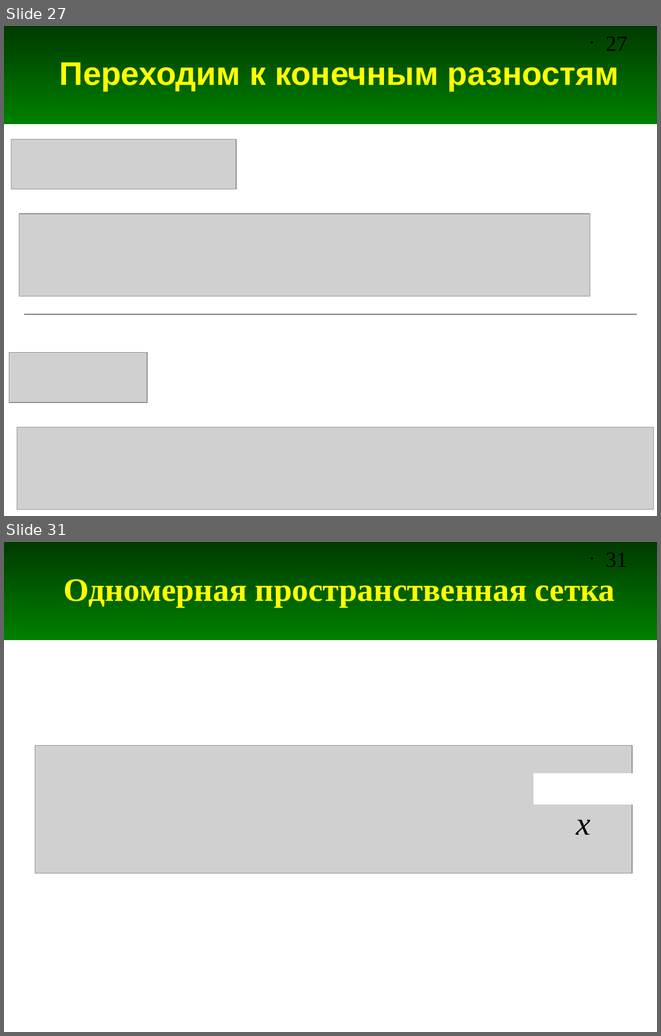
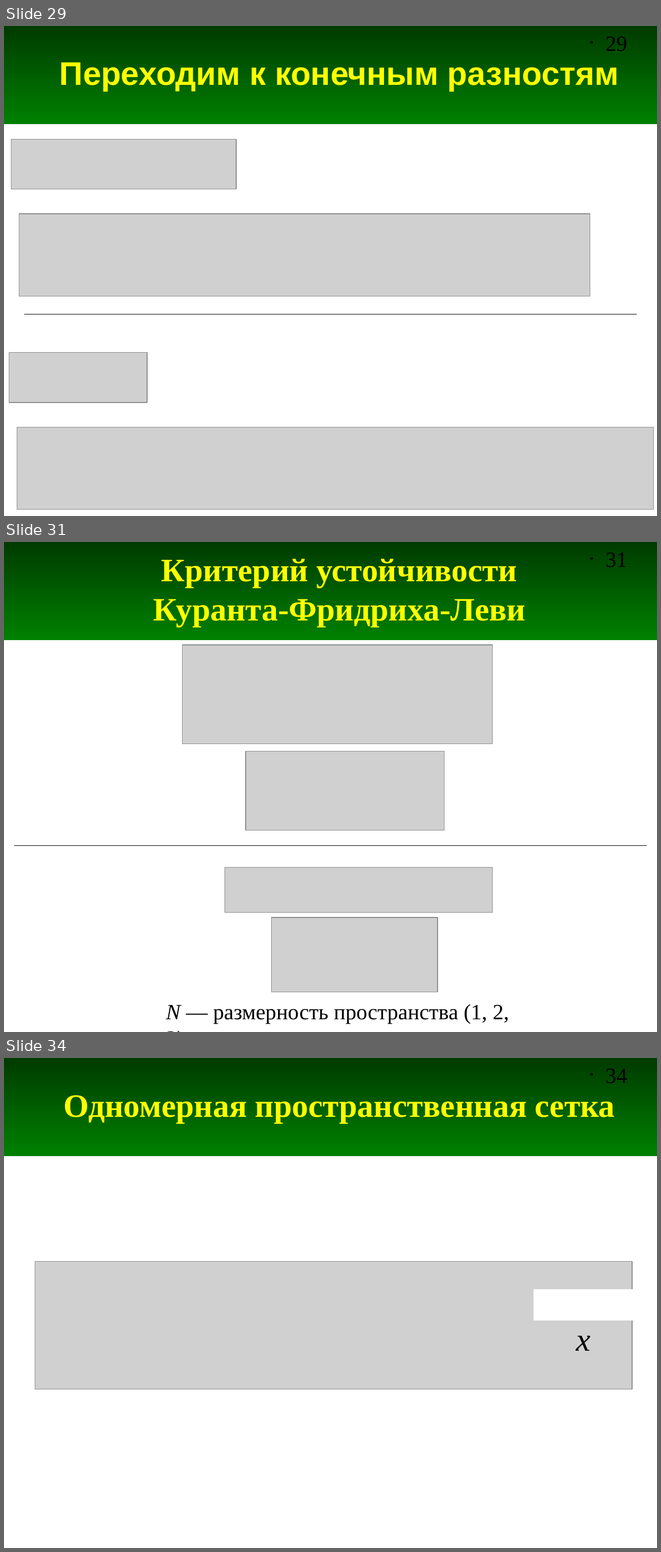
Before and after one commit to andris0147sv/modelling, a slide deck: FDTD.odp. Shown one above the other, each under a label of ours: slides 27 and 31 before the commit, slides 29, 31 and 34 after it; the slides between them are not shown. The pictures are 661x1036 and 661x1552 pixels, drawn with LibreOffice and Linux fonts; fonts in the diff are those of the drawing; grey boxes stand for pictures. Boxes give left, top, right and bottom in pixels: in the first picture for what was removed or moved away, otherwise in the second. Text is boxed around its words. In the diff, an @@ line names an element or a change of style, - is before the commit and + after.

Commit message:
В презентацию добавлены слайды про критерий усточивости и разностную схему

```diff
--- a/FDTD.odp
+++ b/FDTD.odp
@@ slide 31 added at [4, 542, 657, 1032], background #FFFFFF; not listed: 2 template elements that a slide beside it also shows @@
@@ title added at [153, 558, 526, 626], 36 pt, text #FFFF00, bold @@
+Критерий устойчивости
+Куранта-Фридриха-Леви
@@ picture added at [182, 644, 493, 743] @@
@@ picture added at [246, 751, 444, 830] @@
@@ line added from (15, 846) to (646, 846), #000000 0 pt @@
@@ picture added at [224, 867, 493, 912] @@
@@ picture added at [271, 917, 438, 992] @@
@@ text added at [166, 1004, 509, 1023], 24 pt, text #000000 @@
+N — размерность пространства (1, 2, 3)
@@ what was slide 27 is now slide 29 @@
@@ page number at [606, 37, 627, 51]: text changed @@
-• 27
+• 29
@@ what was slide 31 is now slide 34 @@
@@ page number at [606, 1069, 627, 1083]: text changed @@
-• 31
+• 34
```
Also in this commit, not shown: 7 slides changed, 2 other slides added.
